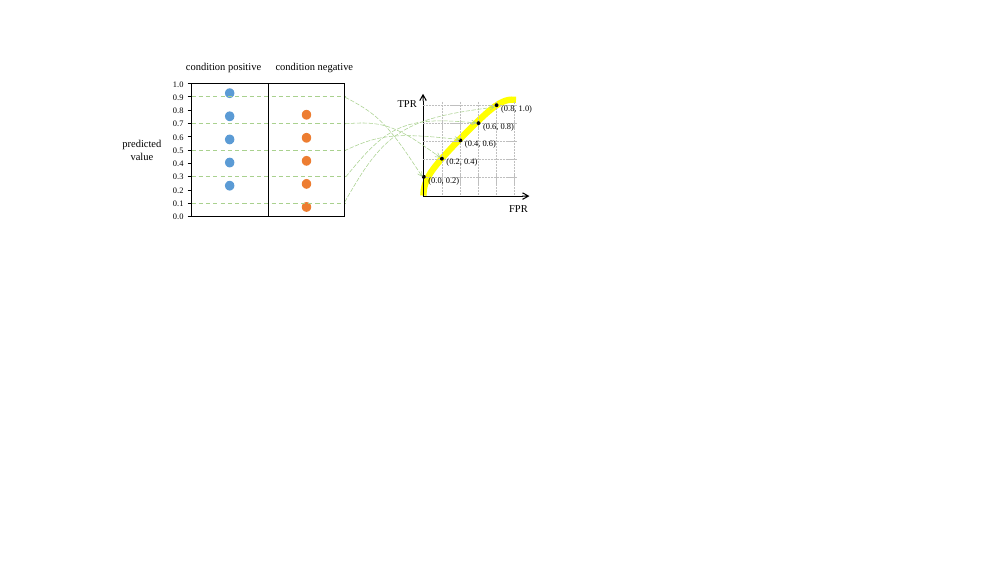
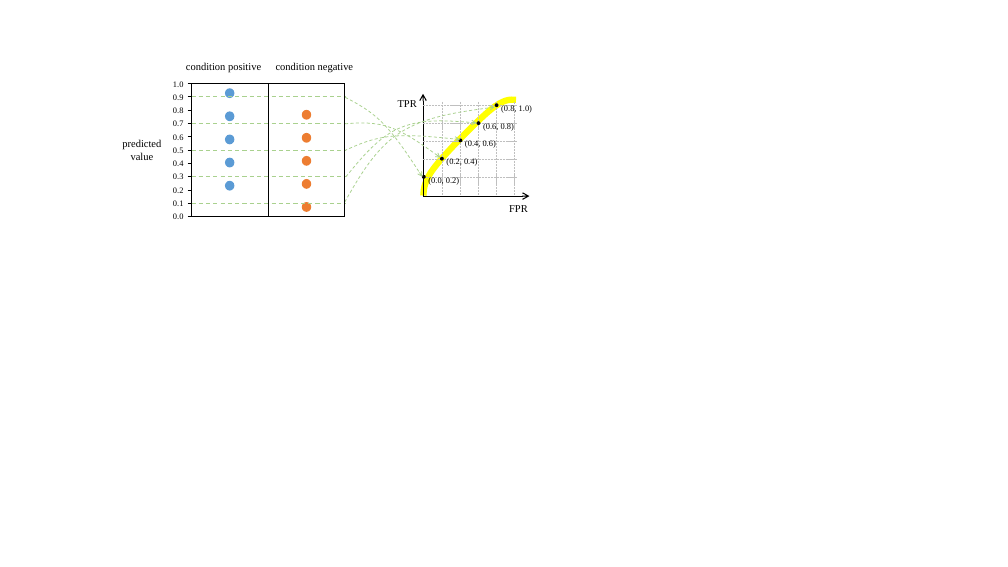
Before and after one commit to ep1804/jekyll-theme-basically-basic, a slide deck: slide 4 of assets/images/roc-auc-illustrated/figures.pptx. Drawn at 1008x567 pixels with LibreOffice and Linux fonts; fonts in the diff are those of the drawing. Boxes give left, top, right and bottom in pixels: in the first picture for what was removed or moved away, otherwise in the second. Text is boxed around its words. In the diff, an @@ line names an element or a change of style, - is before the commit and + after.

```diff
--- a/assets/images/roc-auc-illustrated/figures.pptx
+++ b/assets/images/roc-auc-illustrated/figures.pptx
@@ outline #A9D18E 0.5 pt dashed to #A9D18E 0.75 pt dashed in 5 elements at [336, 107, 504, 202], [346, 110, 477, 190], [345, 127, 460, 164], [345, 100, 440, 182], [346, 86, 423, 189] @@
```
Also in this commit, not shown: 2 other slides changed, 3 other files.
